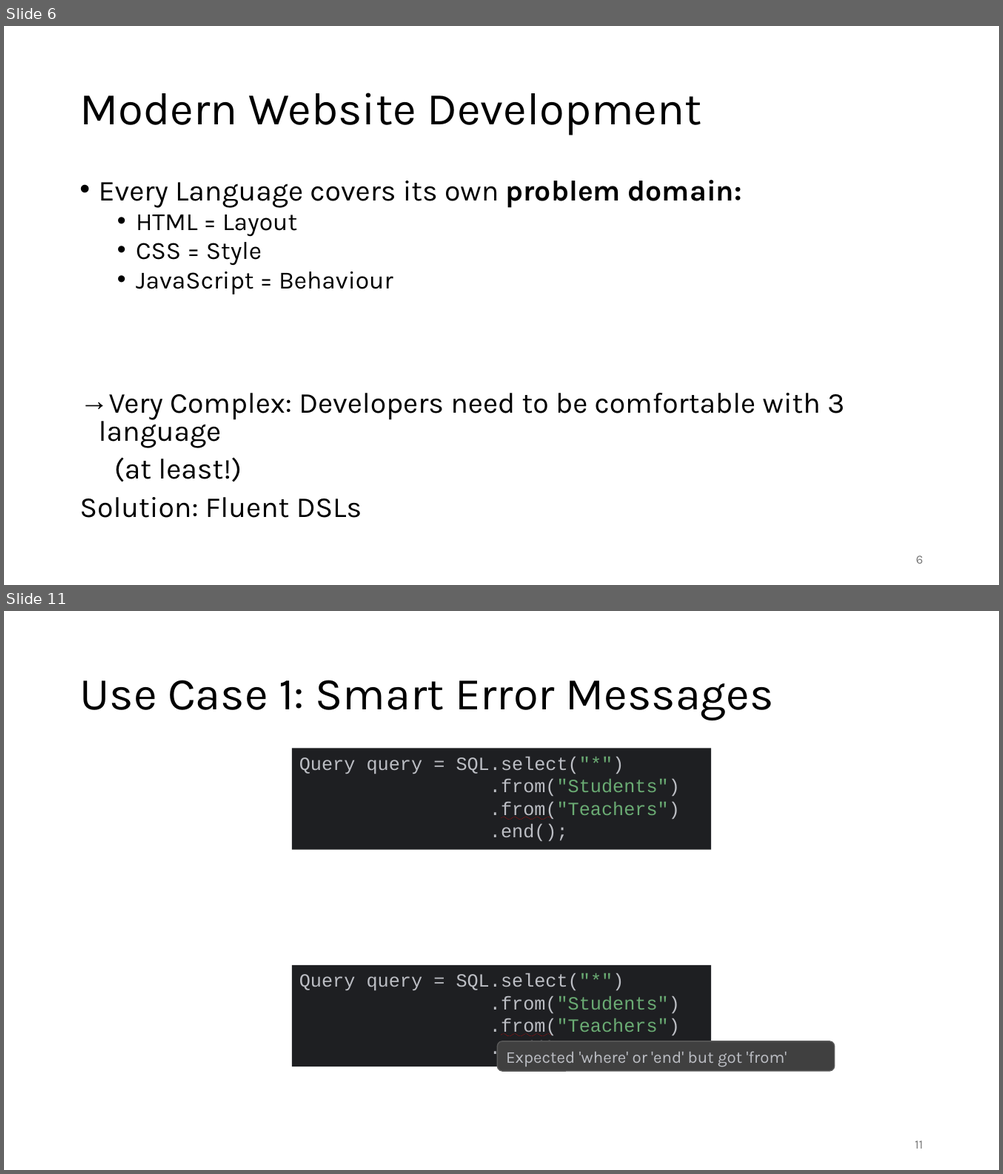
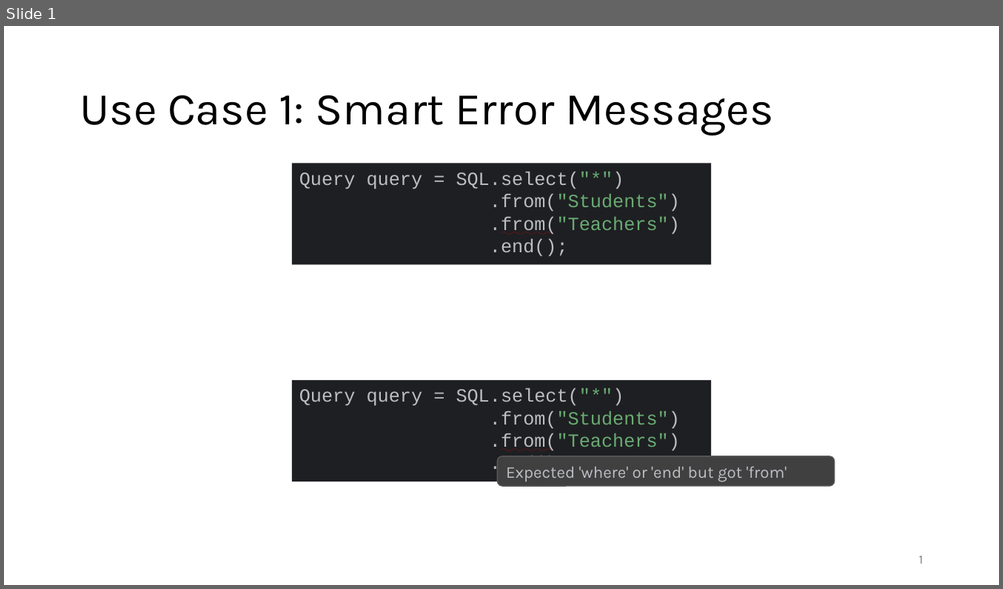
Before and after one commit to prg-titech/safe-fluent-dsls, a slide deck: concept/Research-Interest.pptx. Shown one above the other, each under a label of ours: slides 6 and 11 before the commit, slide 1 after it; the slides between them are not shown. The pictures are 1003x1174 and 1003x589 pixels, drawn with LibreOffice and Linux fonts; fonts in the diff are those of the drawing; background and template pictures are left out. Boxes give left, top, right and bottom in pixels: in the first picture for what was removed or moved away, otherwise in the second. Text is boxed around its words. In the diff, an @@ line names an element or a change of style, - is before the commit and + after.

```diff
--- a/concept/Research-Interest.pptx
+++ b/concept/Research-Interest.pptx
@@ slide 6 removed at bbox=[4, 26, 999, 585], background #FFFFFF @@
@@ title removed at bbox=[79, 93, 702, 136] @@
-Modern Website Development
@@ text removed at bbox=[79, 180, 844, 518] @@
-• Every Language covers its own problem domain:
-  • HTML = Layout
-  • CSS = Style
-  • JavaScript = Behaviour
-→ Very Complex: Developers need to be comfortable with 3 language
-(at least!)
-Solution: Fluent DSLs
@@ page number removed at bbox=[916, 556, 923, 564] @@
-6
@@ what was slide 11 is now slide 1 @@
@@ page number at bbox=[919, 556, 923, 564]: text changed @@
-11
+1
```
Also in this commit, not shown: 3 slides added, 9 other slides removed, 1 other file.
